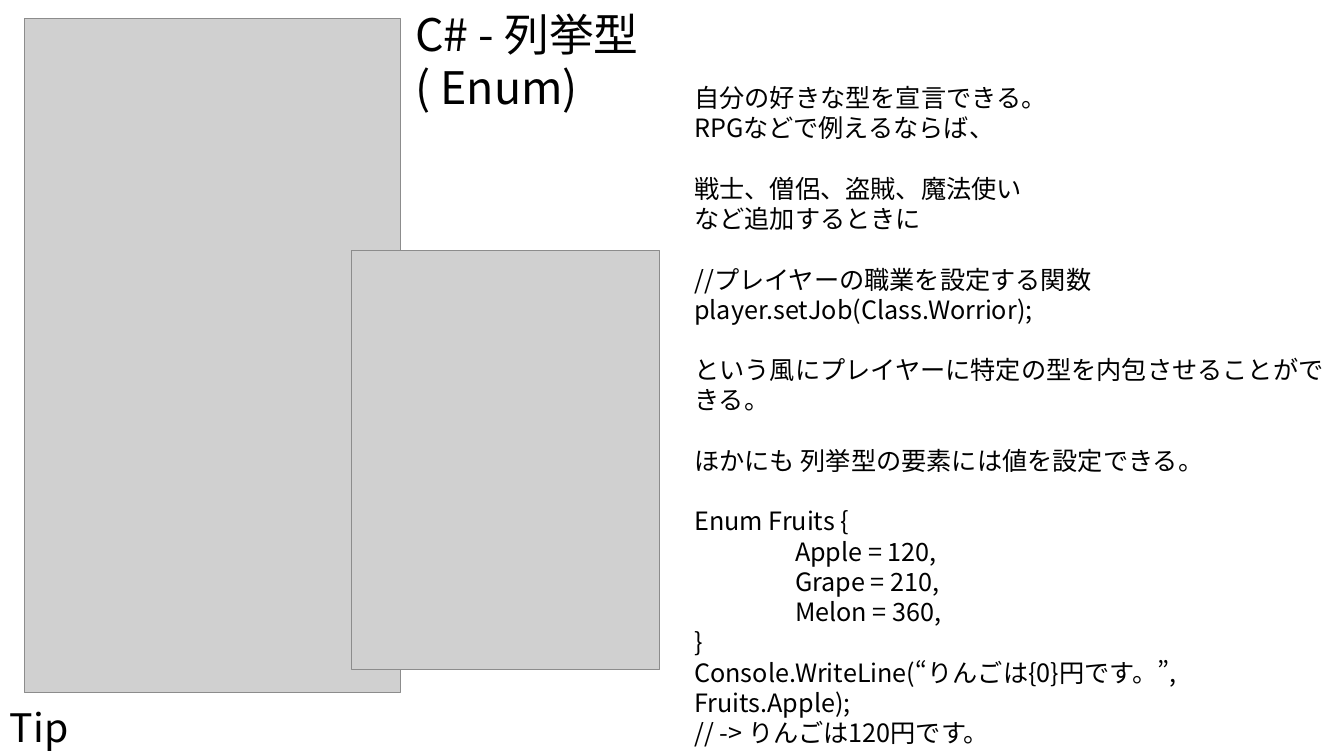
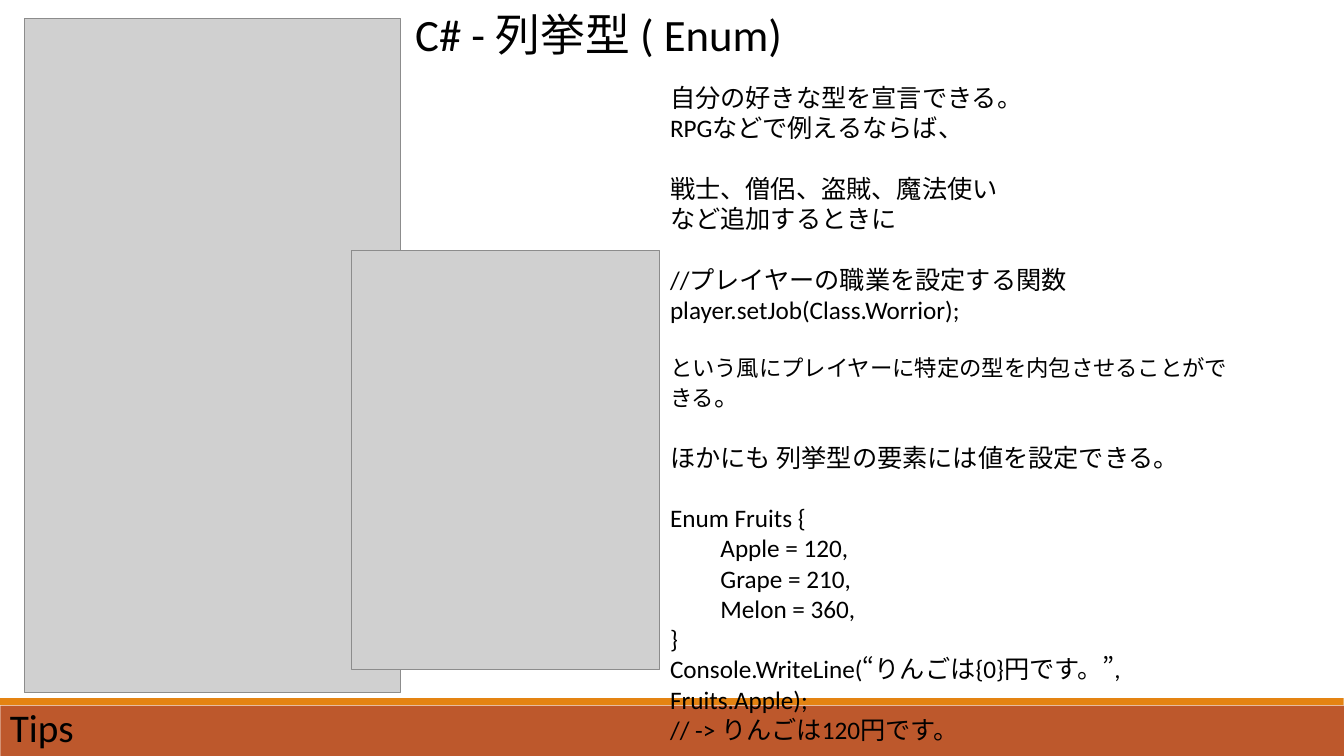
Before and after one commit to BanCards/ACSYSTEM, a slide deck: slide 1 of Tasks/99_課題/tips-案.pptx. Drawn at 1344x756 pixels with LibreOffice and Linux fonts; fonts in the diff are those of the drawing; grey boxes stand for pictures. Boxes give left, top, right and bottom in pixels: in the first picture for what was removed or moved away, otherwise in the second. Text is boxed around its words. In the diff, an @@ line names an element or a change of style, - is before the commit and + after.

```diff
--- a/Tasks/99_課題/tips-案.pptx
+++ b/Tasks/99_課題/tips-案.pptx
@@ text "C# - 列挙型 ( Enum)" at (415,13,782,57): font Noto Sans CJK JP to Calibri @@
@@ text "自分の好きな型を宣言できる。 RPGなどで例えるならば、": place and size @@
-text "自分の好きな型を宣言できる。 RPGなどで例えるならば、" at (694,85,1323,718)
+text "自分の好きな型を宣言できる。 RPGなどで例えるならば、" at (670,85,1227,715)
@@ text "自分の好きな型を宣言できる。 RPGなどで例えるならば、" at (670,85,1227,715): font Noto Sans CJK JP to Calibri; size 18 to 16 pt in "という風にプレイヤーに特定の型を内包させることができる。" @@
@@ text "Tips" at (10,715,74,749): font Noto Sans CJK JP to Calibri @@
@@ rectangle added at (0,706,1344,756), fill #BD582C @@
@@ rectangle added at (0,699,1344,706), fill #E48312 @@
```
Also in this commit, not shown: 1 slide added, 1 slide removed, 1 other file.
